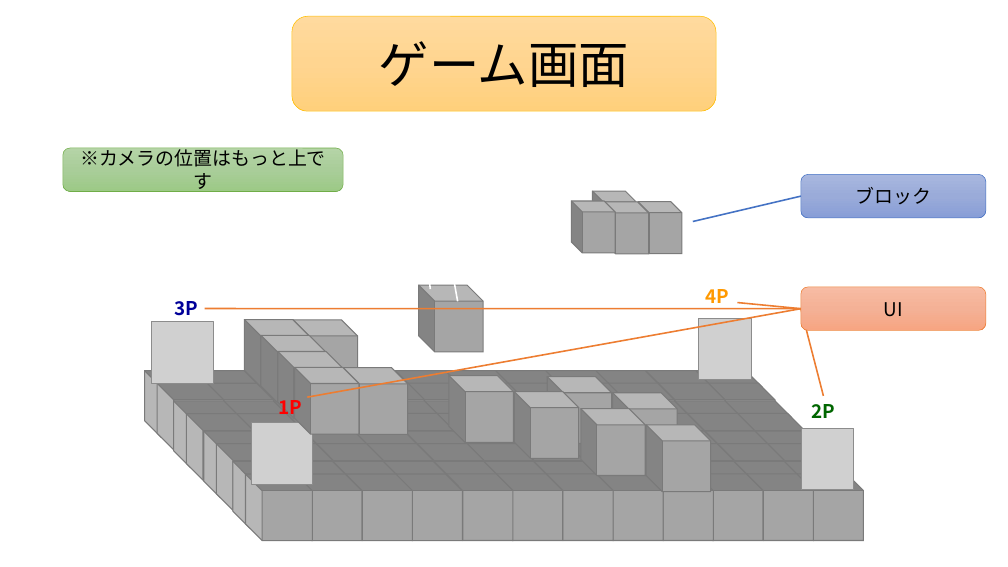
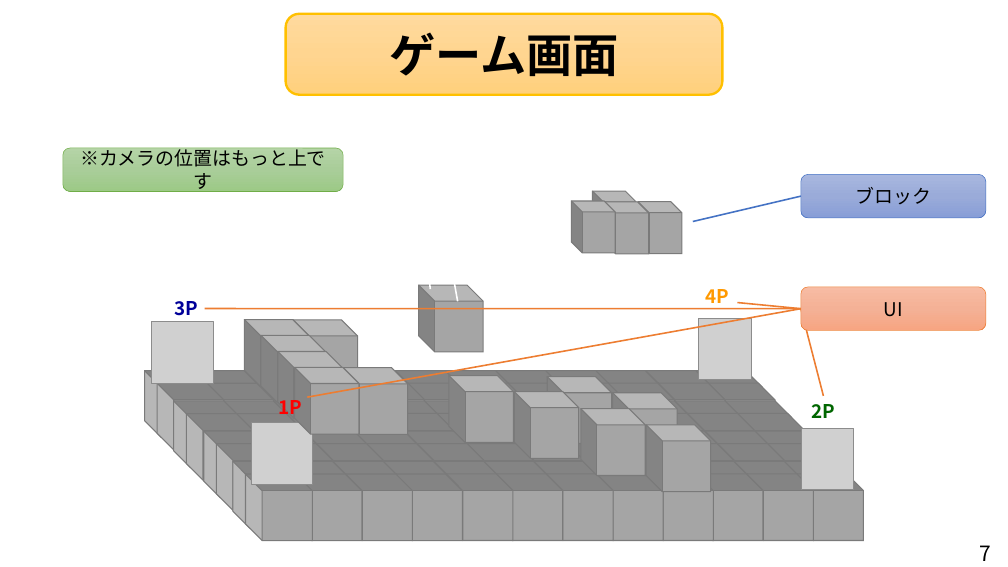
Before and after one commit to Nishin3614/ClimbBuys, a slide deck: slide 7 of チームC企画書.pptx (slide 9 before the commit). Drawn at 1008x567 pixels with LibreOffice and Linux fonts; fonts in the diff are those of the drawing; grey boxes stand for pictures; background and template pictures are left out. Boxes give left, top, right and bottom in pixels: in the first picture for what was removed or moved away, otherwise in the second. Text is boxed around its words. In the diff, an @@ line names an element or a change of style, - is before the commit and + after.

```diff
--- a/チームC企画書.pptx
+++ b/チームC企画書.pptx
@@ rounded rectangle "ゲーム画面": place and size @@
-rounded rectangle "ゲーム画面" at <box>292,16,716,111</box>
+rounded rectangle "ゲーム画面" at <box>286,14,723,95</box>
@@ rounded rectangle "ゲーム画面" at <box>286,14,723,95</box>: size 48 to 44 pt, bold on; outline #FFC000 0.5 pt to #FFC000 2.25 pt @@
@@ text added at <box>979,545,991,561</box>, 20 pt, text #000000 @@
+7
```
Also in this commit, not shown: 6 other slides changed, 1 slide added, 3 slides removed, 1 other file.
